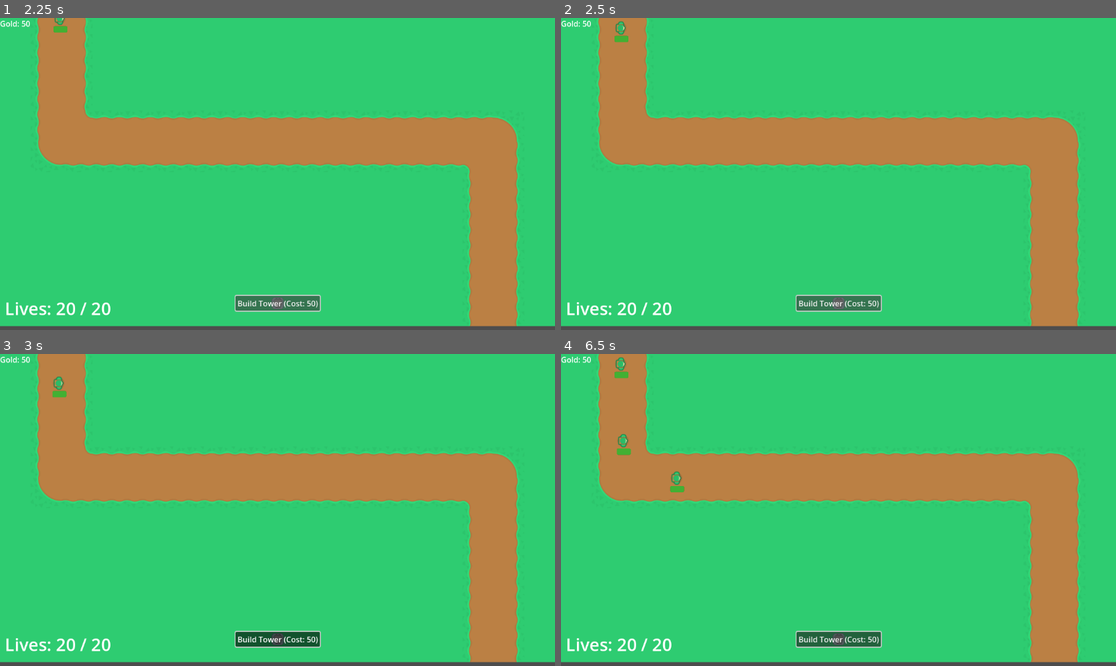
Above: before the commit, frames 1-4 (two rows, left to right).
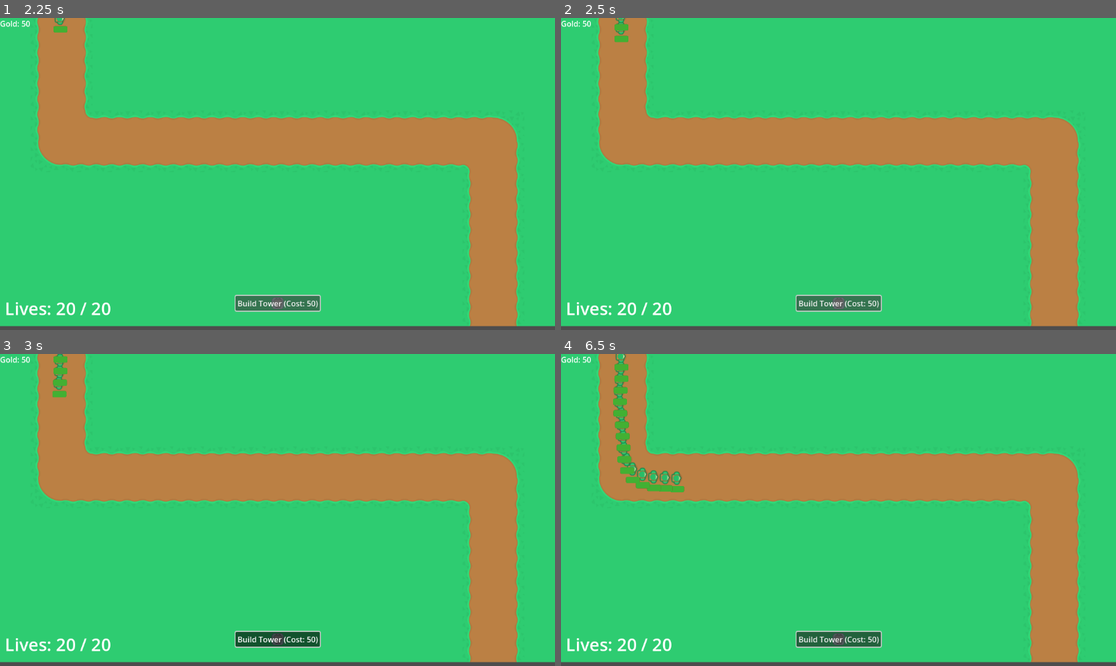
Above: after the commit, the same moments.

Repository: xMOROx/tower-defense-2d
Game: Godot game, scene res://game.tscn
The game is run twice, just before and just after one commit, with the same random seed, the same clock (stepped at 60 frames per second) and the same inputs.
Inputs (mouse positions are in pixels of both pictures, inside the frame that each line leads up to):
- Up to frame 1 (2.25 s): click "Build Tower (Cost: 50)" at 0.5 s; click "Build Tower (Cost: 50)" at 1.25 s; click "Build Tower (Cost: 50)" at 2 s
- Up to frame 2 (2.5 s): no input
- Up to frame 3 (3 s): click (277, 637) at 2.92 s
- Up to frame 4 (6.5 s): click (838, 637) at 3.67 s; move the mouse to (894, 441) at 4.27 s; click (894, 441) at 4.42 s; move the mouse to (810, 572) at 5.02 s; click (810, 572) at 5.17 s; move the mouse to (1005, 556) at 5.77 s; click (1005, 556) at 5.92 s

Frame 1 is identical in both runs. In frame 2, less than 0.1% of the frame differs, in the area x 9-13%, y 0-5%; in frame 3, 0.2%; in frame 4, 1.2%, in the area x 9-21%, y 0-45%.

Commit message:
Rotation of tower and fixes

Diff:
--- a/scripts/Spawner.gd
+++ b/scripts/Spawner.gd
@@ -2,7 +2,7 @@
 
 @export var enemy_scene: PackedScene = null
 @export var enemy_path_nodepath: NodePath = NodePath()
-@export var spawn_interval: float = 2.0
+@export var spawn_interval: float = 0.3
 
 var path_node: Path2D = null
 @onready var timer: Timer = $Timer
--- a/scripts/tower.gd
+++ b/scripts/tower.gd
@@ -35,6 +35,9 @@
 
 # --- Range Indicator State ---
 var _is_showing_range: bool = false
+var ready_to_shoot: bool = true  # New state variable for readiness
+var is_placed: bool = false
+
 
 func _ready():
 	current_attack_damage = base_attack_damage
@@ -81,10 +84,14 @@
 # --- Signal Callback Functions ---
 
 func _on_detection_range_body_entered(body: Node2D):
+	if not is_placed:
+		return
 	if body.is_in_group("enemies"):
 		if not targets.has(body):
 			targets.append(body)
-			_update_target()
+
+			if ready_to_shoot:
+				attack_enemy(body)
 
 			if body.has_signal("died"):
 				if not body.is_connected("died", _on_target_died):
@@ -92,43 +99,20 @@
 					body.died.connect(_on_target_died.bind(body), flags)
 
 func _on_detection_range_body_exited(body: Node2D):
+	if not is_placed:
+		return
 	if body.is_in_group("enemies"):
 		var index = targets.find(body)
 		if index != -1:
 			targets.remove_at(index)
-			if current_target == body:
-				print("Tower: Current target left range.")
-				current_target = null
-				attack_timer.stop()
-				_update_target() # Immediately check for a new target
 
 			if body.has_signal("died") and body.is_connected("died", _on_target_died):
 				body.died.disconnect(_on_target_died)
 
 func _on_attack_timer_timeout():
-	if is_instance_valid(current_target) and projectile_scene != null:
-		var new_projectile = projectile_scene.instantiate()
-
-		if not new_projectile is Area2D or not new_projectile.has_method("launch"):
-			printerr("Tower Error: Projectile scene is invalid or missing launch() method.")
-			if new_projectile: new_projectile.queue_free()
-			return
-
-		get_tree().root.add_child(new_projectile)
-		new_projectile.global_position = global_position
-		new_projectile.launch(current_target, current_attack_damage)
-
-		if not is_instance_valid(current_target):
-			attack_timer.stop()
-			_update_target()
-
-	elif projectile_scene == null:
-		printerr("Tower Error: Projectile Scene not assigned!")
-		attack_timer.stop()
-	else:
-		attack_timer.stop()
-		current_target = null
-		_update_target()
+	ready_to_shoot = true
+	if not targets.is_empty():
+		attack_enemy(targets[0])
 
 func _on_target_died(enemy_that_died: Node2D):
 	print("Tower: Detected target died signal - ", enemy_that_died.name)
@@ -141,13 +125,15 @@
 		print("Tower: Current target confirmed dead.")
 		current_target = null
 		attack_timer.stop()
-		_update_target()
 
 func _on_click_area_input_event(viewport, event, shape_idx):
 	if event is InputEventMouseButton and event.button_index == MOUSE_BUTTON_LEFT and event.is_pressed():
-		print(name + " clicked!")
-		emit_signal("show_upgrade_menu", self)
-		get_viewport().set_input_as_handled()
+		if not is_placed:
+			is_placed = true
+			attack_timer.start()
+		else:
+			emit_signal("show_upgrade_menu", self)
+			get_viewport().set_input_as_handled()
 
 func show_range_indicator():
 	if not _is_showing_range:
@@ -158,6 +144,29 @@
 	if _is_showing_range:
 		_is_showing_range = false
 		queue_redraw()
+
+func attack_enemy(enemy_to_attack):
+	if is_instance_valid(enemy_to_attack) and projectile_scene != null:
+		ready_to_shoot = false
+		look_at(enemy_to_attack.global_position)
+		rotation += deg_to_rad(90)
+
+		var new_projectile = projectile_scene.instantiate()
+
+		if not new_projectile is Area2D or not new_projectile.has_method("launch"):
+			printerr("Tower Error: Projectile scene is invalid or missing launch() method.")
+			if new_projectile: new_projectile.queue_free()
+			return
+
+		get_tree().root.add_child(new_projectile)
+		new_projectile.global_position = global_position
+		new_projectile.launch(enemy_to_attack, current_attack_damage)
+
+		attack_timer.start()
+
+	elif projectile_scene == null:
+		printerr("Tower Error: Projectile Scene not assigned!")
+
 
 # --- Upgrade Functions (Placeholders for now) ---
 func get_damage_upgrade_cost() -> int:
@@ -187,16 +196,3 @@
 		printerr(name + " cannot upgrade range: Invalid shape node.")
 
 # --- Helper Functions ---
-
-func _update_target():
-	targets = targets.filter(func(enemy): return is_instance_valid(enemy))
-
-	if not is_instance_valid(current_target):
-		if not targets.is_empty():
-			current_target = targets[0]
-			print("Tower: New target acquired - ", current_target.name)
-			attack_timer.start()
-		else:
-			current_target = null
-			if attack_timer.is_stopped() == false:
-				attack_timer.stop()
